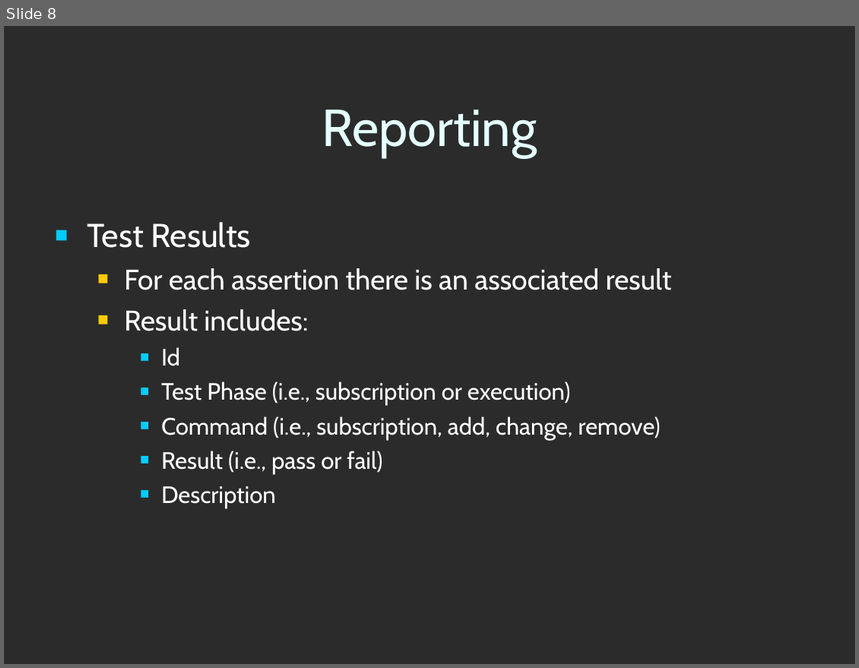
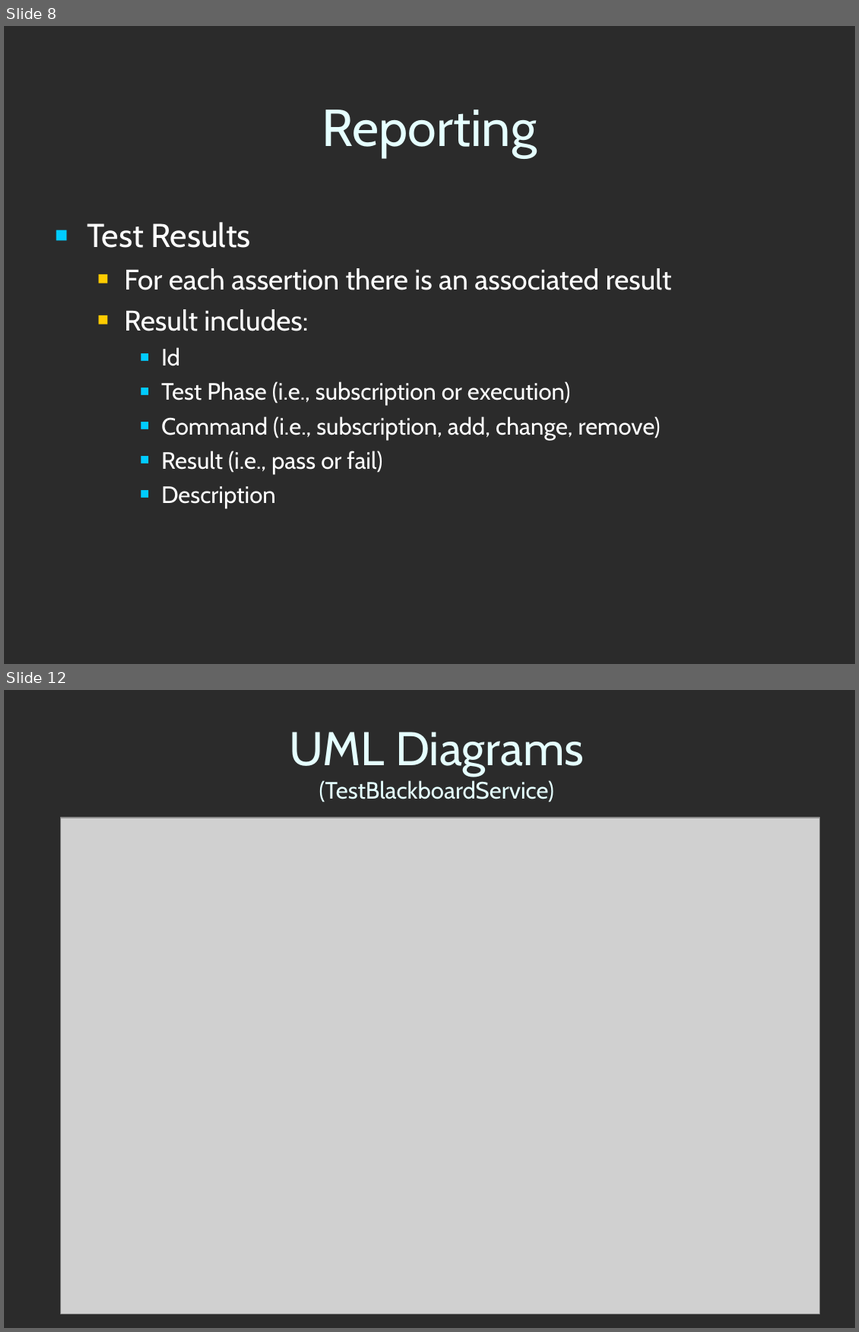
Before and after one commit to codeaudit/cougaar-cougaarunit, a slide deck: CougaarUnit/Cougaar Test Framework.ppt. Shown one above the other, each under a label of ours: slide 8 before the commit, slides 8 and 12 after it; the slides between them are not shown. The pictures are 859x668 and 859x1332 pixels, drawn with LibreOffice and Linux fonts; fonts in the diff are those of the drawing; grey boxes stand for pictures; background and template pictures are left out; a plain dark background stands for a picture behind light text. Boxes give left, top, right and bottom in pixels: in the first picture for what was removed or moved away, otherwise in the second. Text is boxed around its words. In the diff, an @@ line names an element or a change of style, - is before the commit and + after.

```diff
--- a/CougaarUnit/Cougaar Test Framework.ppt
+++ b/CougaarUnit/Cougaar Test Framework.ppt
@@ slide 12 added at bbox=[4, 690, 855, 1328], background picture (left out) @@
@@ title added at bbox=[289, 732, 584, 802], 20 pt, text #E5FFFF @@
+UML Diagrams
+(TestBlackboardService)
@@ picture added at bbox=[61, 818, 820, 1314] @@
```
Also in this commit, not shown: 6 other slides added, 7 other files.
